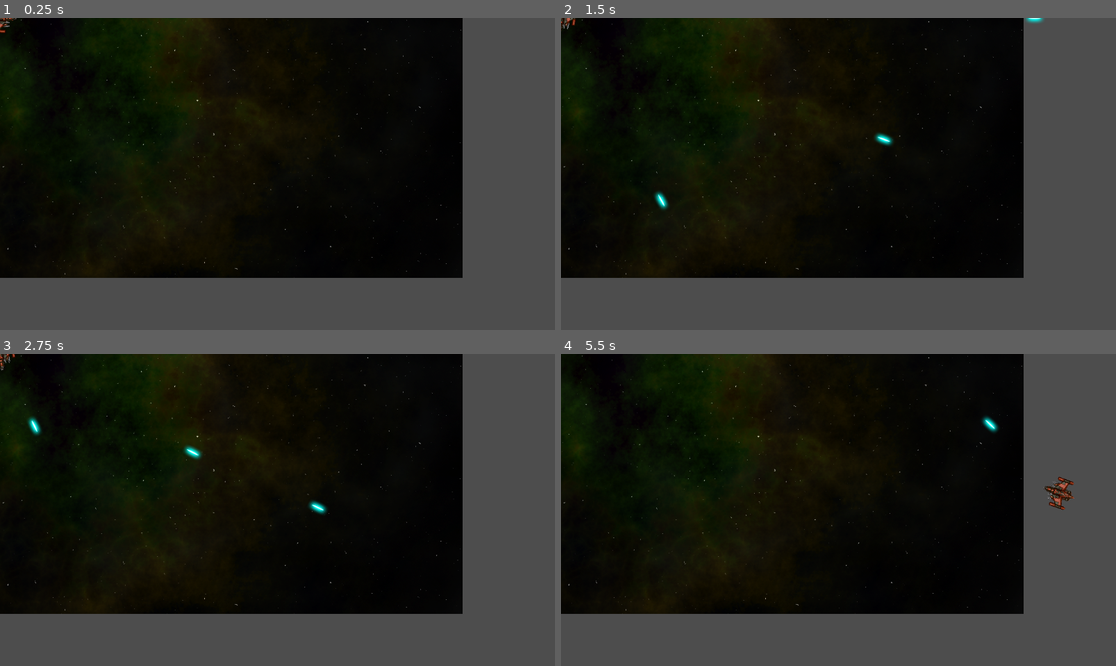
Above: before the commit, frames 1-4 (two rows, left to right).
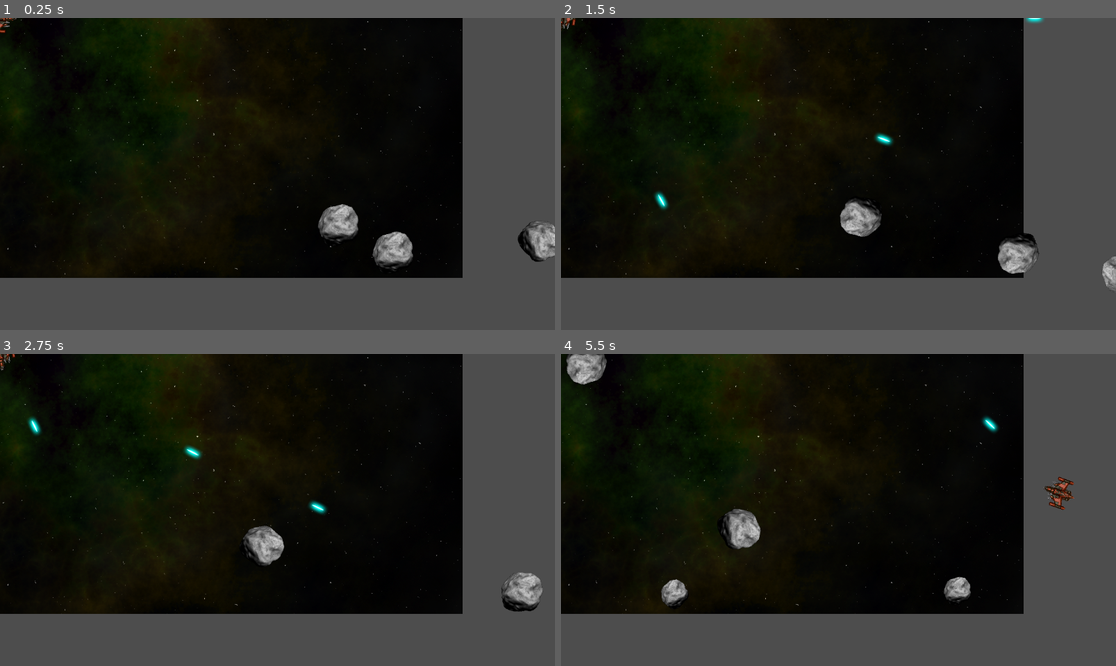
Above: after the commit, the same moments.

Repository: surbanski2/SDEV_148_Chapter_03
Game: Godot game, scene res://main.tscn
The game is run twice, just before and just after one commit, with the same random seed, the same clock (stepped at 60 frames per second) and the same inputs.
Inputs:
- Up to frame 1 (0.25 s): no input
- Up to frame 2 (1.5 s): hold D (rotate_right) 0.53-1.28 s; hold Space (shoot) 0.53-1.28 s; hold A (rotate_left) from 1.28 s (still down); tap Space (shoot) at 1.35 s
- Up to frame 3 (2.75 s): release A (rotate_left) at 2.03 s; hold D (rotate_right) from 2.03 s (still down); hold Space (shoot) from 2.03 s (still down)
- Up to frame 4 (5.5 s): release D (rotate_right) at 2.78 s; release Space (shoot) at 2.78 s; hold W (thrust) 2.78-3.53 s; tap Space (shoot) at 2.85, 4.35 s; hold Space (shoot) 3.53-4.28 s; hold A (rotate_left) from 3.53 s (still down); hold Space (shoot) from 5.03 s (still down)

The runs differ from the first frame. In frame 1, 1.9% of the frame differs, in the area x 57-100%, y 59-82%; in frame 2, 1.5%; in frame 3, 1.3%; in frame 4, 1.8%.

Commit message:
Created rock explosion.

Diff:
--- /dev/null
+++ b/explosion.tscn
@@ -0,0 +1,52 @@
+[gd_scene load_steps=5 format=3 uid="uid://c8u2w75g2f6aa"]
+
+[ext_resource type="Texture2D" uid="uid://bui6eig77j885" path="res://assets/explosion.png" id="1_q7epf"]
+
+[sub_resource type="Animation" id="Animation_vxas0"]
+resource_name = "explosion"
+length = 0.64
+step = 0.01
+tracks/0/type = "value"
+tracks/0/imported = false
+tracks/0/enabled = true
+tracks/0/path = NodePath(".:frame")
+tracks/0/interp = 1
+tracks/0/loop_wrap = true
+tracks/0/keys = {
+"times": PackedFloat32Array(0, 0.64),
+"transitions": PackedFloat32Array(1, 1),
+"update": 0,
+"values": [0, 63]
+}
+
+[sub_resource type="Animation" id="Animation_j4sxf"]
+length = 0.001
+tracks/0/type = "value"
+tracks/0/imported = false
+tracks/0/enabled = true
+tracks/0/path = NodePath(".:frame")
+tracks/0/interp = 1
+tracks/0/loop_wrap = true
+tracks/0/keys = {
+"times": PackedFloat32Array(0),
+"transitions": PackedFloat32Array(1),
+"update": 1,
+"values": [63]
+}
+
+[sub_resource type="AnimationLibrary" id="AnimationLibrary_m5xho"]
+_data = {
+&"RESET": SubResource("Animation_j4sxf"),
+&"explosion": SubResource("Animation_vxas0")
+}
+
+[node name="Explosion" type="Sprite2D"]
+texture = ExtResource("1_q7epf")
+hframes = 8
+vframes = 8
+frame = 63
+
+[node name="AnimationPlayer" type="AnimationPlayer" parent="."]
+libraries = {
+&"": SubResource("AnimationLibrary_m5xho")
+}
--- /dev/null
+++ b/main.gd
@@ -0,0 +1,31 @@
+extends Node
+
+@export var rock_scene : PackedScene
+
+var screensize = Vector2.ZERO
+
+func _ready():
+	screensize = get_viewport().get_visible_rect().size
+	for i in 3:
+		spawn_rock(3)
+
+func spawn_rock(size, pos=null, vel=null):
+	if pos == null:
+		$RockPath/RockSpawn.progress = randi()
+		pos = $RockPath/RockSpawn.position
+	if vel == null:
+		vel = Vector2.RIGHT.rotated(randf_range(0, TAU)) * randf_range(50,125)
+	var r = rock_scene.instantiate()
+	r.screensize = screensize
+	r.start(pos, vel, size)
+	call_deferred("add_child", r)
+	r.exploded.connect(self._on_rock_exploded)
+
+func _on_rock_exploded(size, radius, pos, vel):
+	if size <= 1:
+		return
+	for offset in [-1,1]:
+		var dir = $Player.position.direction_to(pos).orthogonal() * offset
+		var neewpos = pos + dir * radius
+		var newvel = dir * vel.length() * 1.1
+		spawn_rock(size - 1, neewpos, newvel)
--- a/main.tscn
+++ b/main.tscn
@@ -1,11 +1,28 @@
-[gd_scene load_steps=3 format=3 uid="uid://ccfpd8b0jw1ck"]
+[gd_scene load_steps=6 format=3 uid="uid://ccfpd8b0jw1ck"]
 
 [ext_resource type="Texture2D" uid="uid://c8tx5w7txwnur" path="res://assets/space_background.png" id="1_0xm2m"]
+[ext_resource type="Script" uid="uid://c6p7vg5yyl6bk" path="res://main.gd" id="1_h2yge"]
+[ext_resource type="PackedScene" uid="uid://dmbdrs8w3s57a" path="res://rock.tscn" id="2_1bvp3"]
 [ext_resource type="PackedScene" uid="uid://cus8piumgbela" path="res://player.tscn" id="2_h2yge"]
 
+[sub_resource type="Curve2D" id="Curve2D_0xm2m"]
+_data = {
+"points": PackedVector2Array(0, 0, 0, 0, -832, -448, 0, 0, 0, 0, 768, -440, 0, 0, 0, 0, 768, 448, 0, 0, 0, 0, -832, 448, 0, 0, 0, 0, -832, -448)
+}
+point_count = 5
+
 [node name="Main" type="Node"]
+script = ExtResource("1_h2yge")
+rock_scene = ExtResource("2_1bvp3")
 
 [node name="Background" type="Sprite2D" parent="."]
 texture = ExtResource("1_0xm2m")
 
 [node name="Player" parent="." instance=ExtResource("2_h2yge")]
+
+[node name="RockPath" type="Path2D" parent="."]
+curve = SubResource("Curve2D_0xm2m")
+
+[node name="RockSpawn" type="PathFollow2D" parent="RockPath"]
+position = Vector2(-832, -448)
+rotation = 0.00499996
--- a/rock.gd
+++ b/rock.gd
@@ -1,4 +1,6 @@
 extends RigidBody2D
+
+signal exploded
 
 var screensize = Vector2.ZERO
 var size
@@ -11,3 +13,26 @@
 	mass = 1.5 * size
 	$Sprite2D.scale = Vector2.ONE * scale_factor * size
 	radius = int($Sprite2D.texture.get_size().x / 2 * $Sprite2D.scale.x)
+	var shape = CircleShape2D.new()
+	shape.radius = radius
+	$CollisionShape2D.shape = shape
+	linear_velocity = _velocity
+	angular_velocity = randf_range(-PI, PI)
+	$Explosion.scale = Vector2.ONE * .75 * size
+
+func _integrate_forces(physics_state):
+	var xform = physics_state.transform
+	xform.origin.x = wrapf(xform.origin.x, 0 - radius, screensize.x + radius)
+	xform.origin.y = wrapf(xform.origin.y, 0 - radius, screensize.y + radius)
+	physics_state.transform = xform
+
+func explode():
+	$CollisionShape2D.set_deferred("disabled", true)
+	$Sprite2D.hide()
+	$Explosion/AnimationPlayer.play("explosion")
+	$Explosion.show()
+	exploded.emit(size, radius, position, linear_velocity)
+	linear_velocity = Vector2.ZERO
+	angular_velocity = 0
+	await $Explosion/AnimationPlayer.animation_finished
+	queue_free()
--- a/rock.tscn
+++ b/rock.tscn
@@ -1,12 +1,13 @@
-[gd_scene load_steps=4 format=3 uid="uid://dmbdrs8w3s57a"]
+[gd_scene load_steps=5 format=3 uid="uid://dmbdrs8w3s57a"]
 
 [ext_resource type="Script" uid="uid://b3fla38ynm3uf" path="res://rock.gd" id="1_68h2w"]
 [ext_resource type="Texture2D" uid="uid://dq1ki11pucsfm" path="res://assets/rock.png" id="1_o0qsl"]
+[ext_resource type="PackedScene" uid="uid://c8u2w75g2f6aa" path="res://explosion.tscn" id="3_wecdg"]
 
 [sub_resource type="PhysicsMaterial" id="PhysicsMaterial_o0qsl"]
 bounce = 1.0
 
-[node name="Rock" type="RigidBody2D"]
+[node name="Rock" type="RigidBody2D" groups=["rocks"]]
 physics_material_override = SubResource("PhysicsMaterial_o0qsl")
 linear_damp_mode = 1
 angular_damp_mode = 1
@@ -16,3 +17,6 @@
 texture = ExtResource("1_o0qsl")
 
 [node name="CollisionShape2D" type="CollisionShape2D" parent="."]
+
+[node name="Explosion" parent="." instance=ExtResource("3_wecdg")]
+visible = false
Binary file added: ._explosion.tscn
Binary file added: ._main.gd
Binary file added: ._main.gd.uid
Binary file added: assets/._explosion.png
Binary file added: assets/._explosion.png.import
Binary file added: assets/explosion.png
Not shown, added: assets/explosion.png.import
Not shown, added: main.gd.uid
